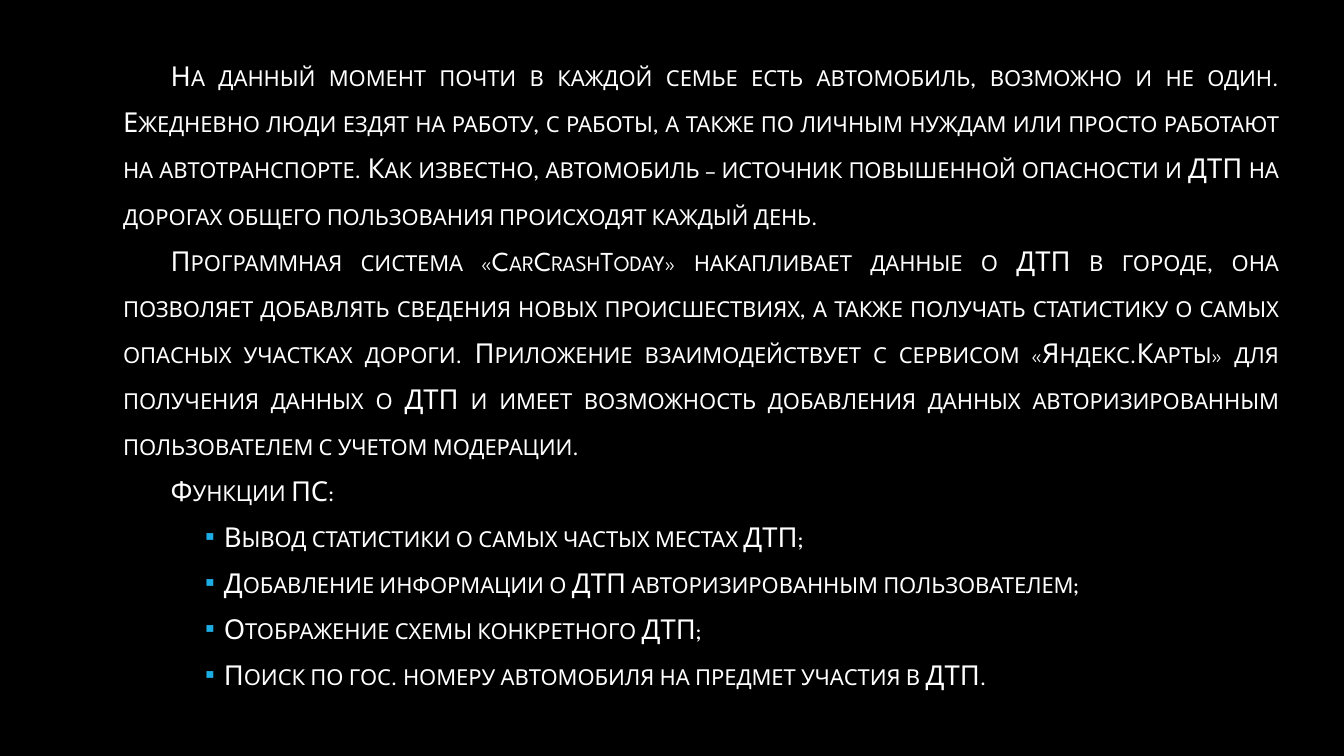
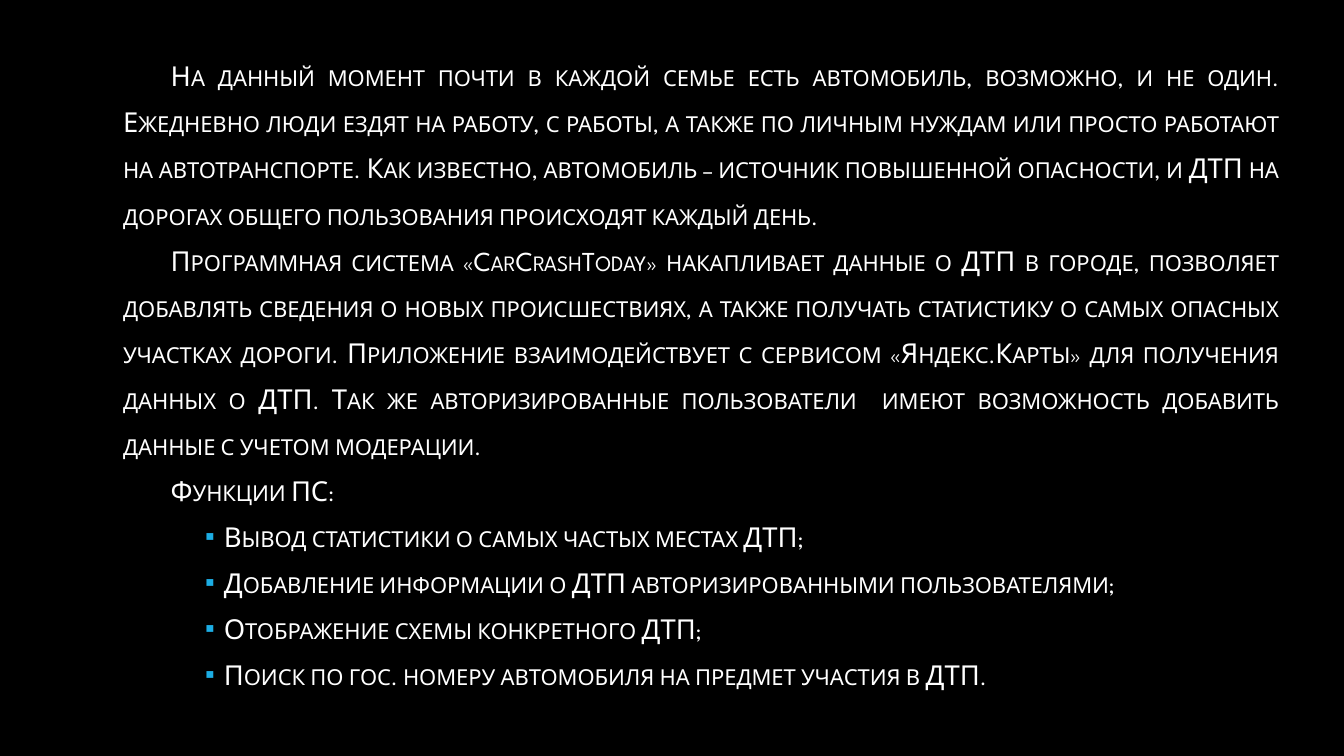
Before and after one commit to antkislova/Distributed-Software-Systems, a slide deck: slide 2 of Coursse-Project/CarCrashTodayPreview.pptx. Drawn at 1344x756 pixels with LibreOffice and Linux fonts; fonts in the diff are those of the drawing; background and template pictures are left out. Boxes give left, top, right and bottom in pixels: in the first picture for what was removed or moved away, otherwise in the second. Text is boxed around its words. In the diff, an @@ line names an element or a change of style, - is before the commit and + after.

Commit message:
Issue correction

```diff
--- a/Coursse-Project/CarCrashTodayPreview.pptx
+++ b/Coursse-Project/CarCrashTodayPreview.pptx
@@ text at [123,66,1279,459]: text changed @@
-На данный момент почти в каждой семье есть автомобиль, возможно и не один. Ежедневно люди ездят на работу, с работы, а также по личным нуждам или просто работают на автотранспорте. Как известно, автомобиль – источник повышенной опасности и ДТП на дорогах общего пользования происходят каждый день.
-Программная система «CarCrashToday» накапливает данные о ДТП в городе, она позволяет добавлять сведения новых происшествиях, а также получать статистику о самых опасных участках дороги. Приложение взаимодействует с сервисом «Яндекс.Карты» для получения данных о ДТП и имеет возможность добавления данных авторизированным пользователем с учетом модерации.
+На данный момент почти в каждой семье есть автомобиль, возможно, и не один. Ежедневно люди ездят на работу, с работы, а также по личным нуждам или просто работают на автотранспорте. Как известно, автомобиль – источник повышенной опасности, и ДТП на дорогах общего пользования происходят каждый день.
+Программная система «CarCrashToday» накапливает данные о ДТП в городе, позволяет добавлять сведения о новых происшествиях, а также получать статистику о самых опасных участках дороги. Приложение взаимодействует с сервисом «Яндекс.Карты» для получения данных о ДТП. Так же авторизированные пользователи имеют возможность добавить данные с учетом модерации.
@@ text at [379,573,1109,598]: text changed @@
-      ▪ Добавление информации о ДТП авторизированным пользователем;
+      ▪ Добавление информации о ДТП авторизированными пользователями;
```
